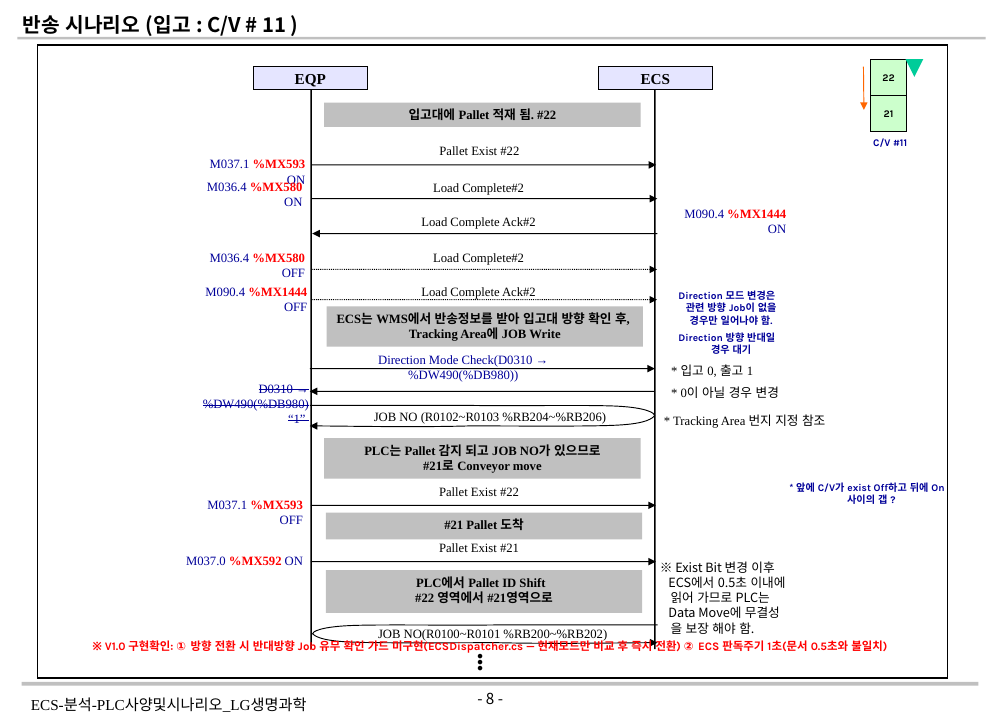
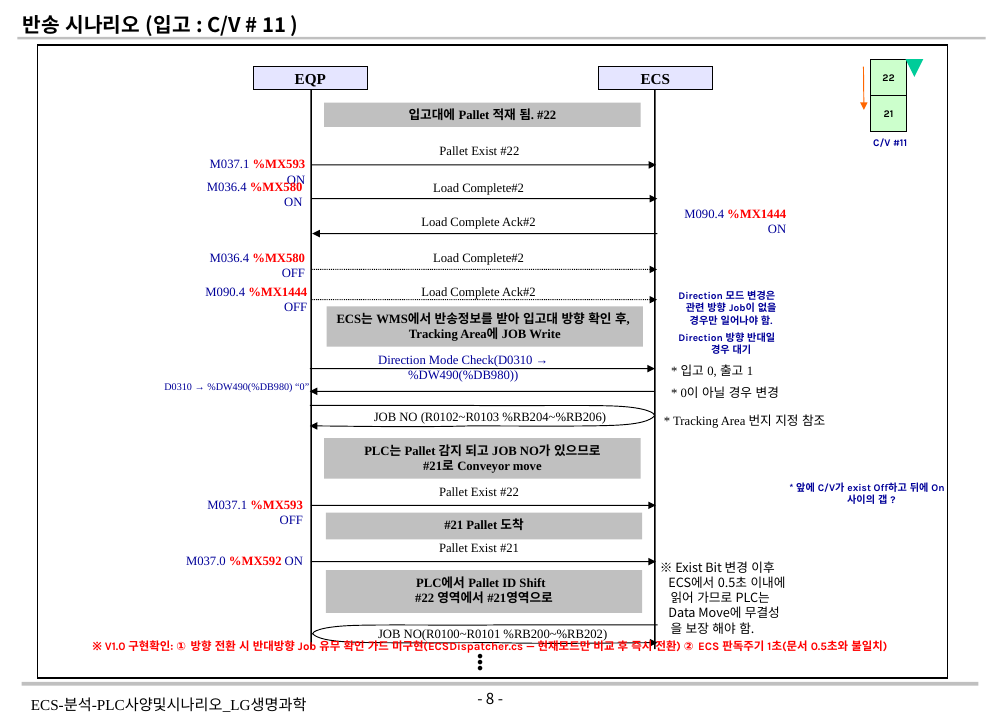
Before and after one commit to yeorijby-coder/LGLS_ALL, a slide deck: slide 8 of ECS-분석-PLC사양및시나리오_LG생명과학_V1.3_20260819.pptx. Drawn at 1008x723 pixels with LibreOffice and Linux fonts; fonts in the diff are those of the drawing; background and template pictures are left out. Boxes give left, top, right and bottom in pixels: in the first picture for what was removed or moved away, otherwise in the second. Text is boxed around its words. In the diff, an @@ line names an element or a change of style, - is before the commit and + after.

```diff
--- a/ECS-분석-PLC사양및시나리오_LG생명과학_V1.3_20260819.pptx
+++ b/ECS-분석-PLC사양및시나리오_LG생명과학_V1.3_20260819.pptx
@@ text at bbox=[164, 383, 309, 392]: text changed; size 10 to 8 pt @@
-D0310 → %DW490(%DB980) “1”
+D0310 → %DW490(%DB980) “0”
```
Also in this commit, not shown: 19 other slides changed, 36 slides removed.
